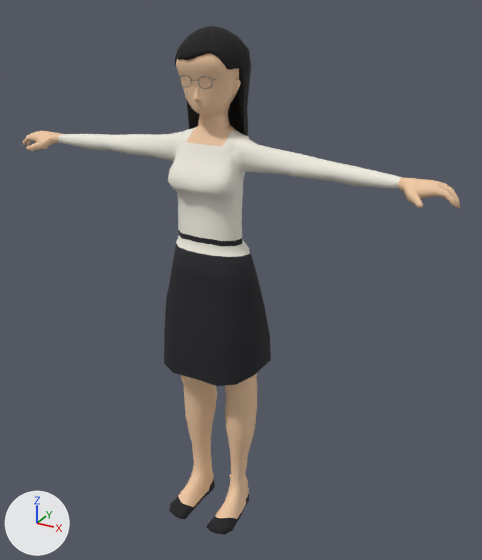
A saved change to the glTF model web/public/assets/models/people/woman-dress.glb.
Camera for both pictures: a camera (50 mm lens) standing at (1.024, -1.747, 1.753) and looking at (0.064, -0.001, 0.88). The axes (+X, +Y, +Z) are drawn at lower left. The lights are the same throughout. The picture after the commit comes second. Vertices at exactly the same position are counted once.

Objects in the first picture: 'woman-dress-mesh'.
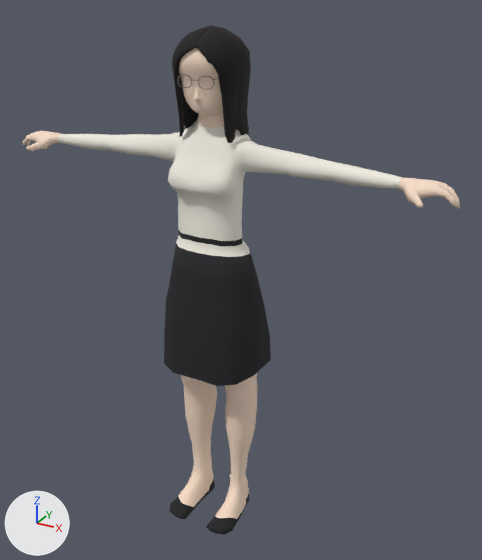
Edits to the bpy script that builds the scene:
```text
Change mat_skin:
    mat_skin.base_color: (0.871, 0.584, 0.371) -> (0.93, 0.723, 0.578)  # beige #f0c9a4 -> beige #f7ddc8
Change me_woman_dress_mesh:
    used by ob_woman_dress_mesh; location = (0.0, 0.0, 0.0)
    remove me_woman_dress_mesh.from_pydata(...)  # 3959 vertices, 7548 faces; spans x -0.73..0.73, y -0.23..0.1, z 0.0..1.65
    add me_woman_dress_mesh.from_pydata(...)  # 3719 vertices, 7086 faces; spans x -0.73..0.73, y -0.23..0.08, z 0.0..1.66
    me_woman_dress_mesh part 1: 338 vertices moved from x -0.1..0.1, y -0.15..0.06, z 1.25..1.65 to x -0.1..0.1, y -0.15..0.06, z 1.23..1.65; 866 vertices removed from x -0.11..0.11, y -0.16..0.05, z 1.21..1.65; 668 vertices added at x -0.11..0.11, y -0.16..0.05, z 1.25..1.65
    me_woman_dress_mesh part 2: 10 faces spanning x -0.05..0.05, y -0.11..-0.08, z 1.33..1.36 switch from mat_skin (beige #f0c9a4) to mat_limegreen (white #f1ede1)
    me_woman_dress_mesh part 3: 157 faces spanning x -0.09..0.09, y -0.15..-0.05, z 1.47..1.6 switch from mat_skin (beige #f0c9a4) to mat_hair (black #141110)
    me_woman_dress_mesh part 4: 14 faces spanning x -0.04..0.03, y -0.15..-0.14, z 1.58..1.6 switch from mat_hair (black #141110) to mat_skin (beige #f7ddc8)
    other edits to the shape of me_woman_dress_mesh do not show in these pictures
    remove me_woman_dress_mesh.materials.append(mat_band)  # dark blue #27345a
```

Pixel boxes (x1, y1, x2, y2) of what changed, in the pictures (482 x 560 px; the box of a moved part takes in the faces that stretch with it):
'woman-dress-mesh', recoloured, reshaped: before (22, 26, 460, 535); after (22, 25, 460, 535)
part 1 of me_woman_dress_mesh, moved or reshaped: before (168, 26, 251, 194); after (172, 25, 251, 156)
part 2 of me_woman_dress_mesh, recoloured (beige to white): (192, 132, 221, 144) in both
part 3 of me_woman_dress_mesh, recoloured: before (176, 53, 239, 91)
part 4 of me_woman_dress_mesh, recoloured: after (183, 48, 201, 58)
